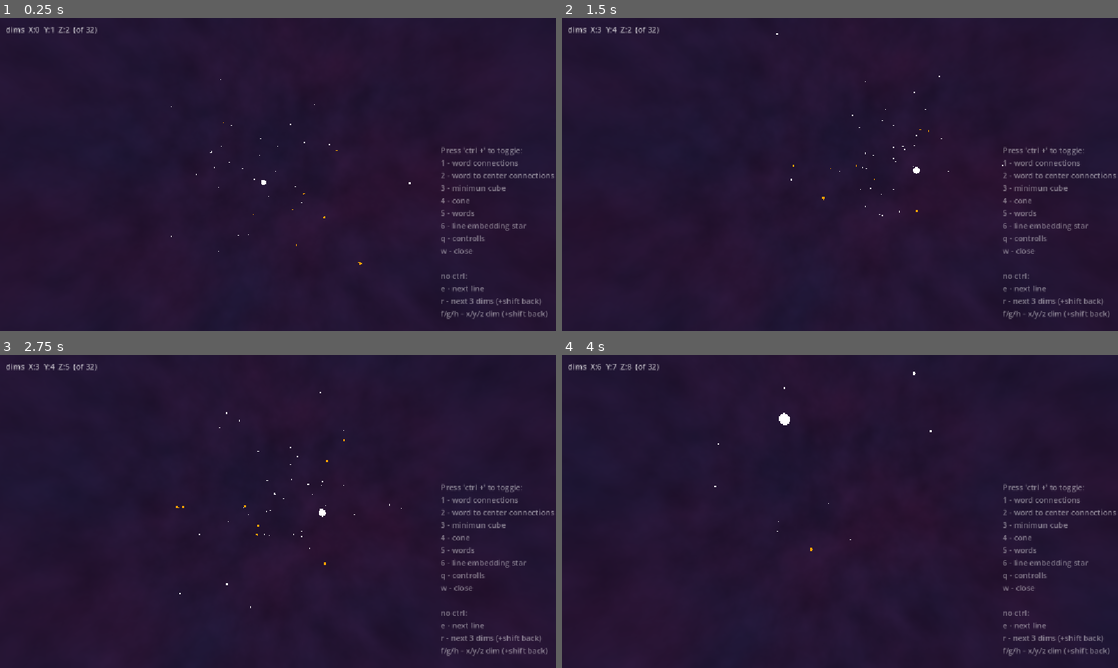
Above: before the commit, frames 1-4 (two rows, left to right).
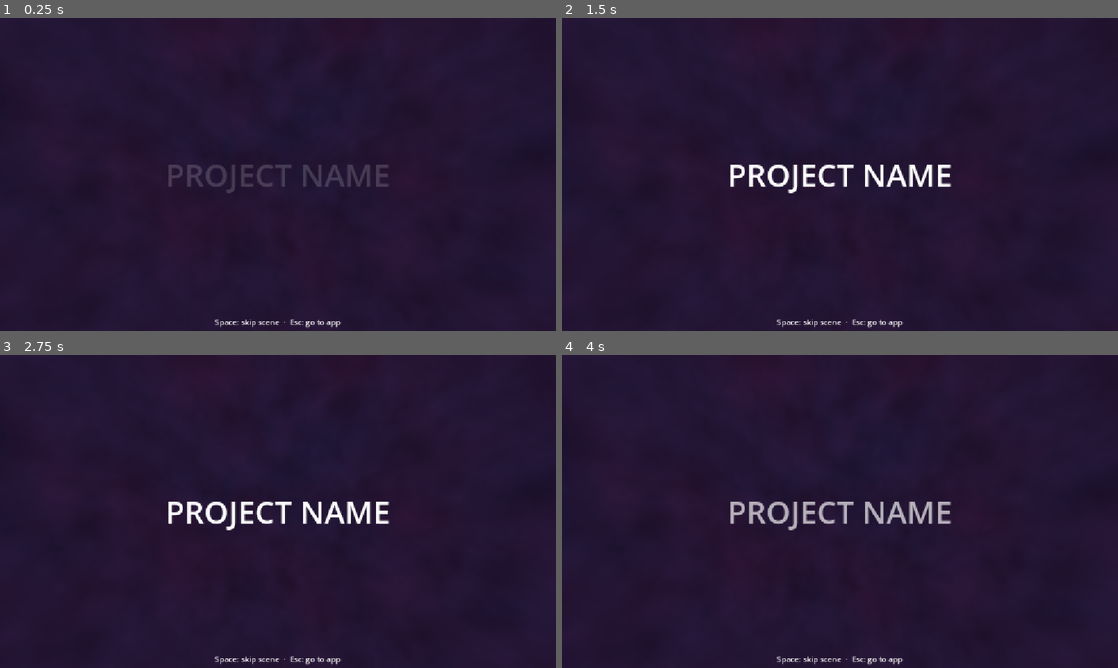
Above: after the commit, the same moments.

Repository: JohnnyEch0/embedding-test
Game: Godot game, scene res://intro.tscn
Two runs of this game, one before a commit and one after it. Both use one fixed random seed, a clock stepped at 60 frames per second and the inputs below. Before the commit the project starts from res://main.tscn.
Inputs (mouse positions are in pixels of both pictures, inside the frame that each line leads up to):
- Up to frame 1 (0.25 s): no input
- Up to frame 2 (1.5 s): tap Enter at 0.5 s; move the mouse to (867, 174) at 0.52 s; hold F (dim_x_plus) 0.53-1.28 s; hold W (move_forward) from 0.53 s (still down); move the mouse to (812, 174) at 1.27 s; tap G (dim_y_plus) at 1.35 s
- Up to frame 3 (2.75 s): keep holding W (move_forward); move the mouse to (289, 505) at 2.02 s; hold H (dim_z_plus) from 2.03 s (still down)
- Up to frame 4 (4 s): keep holding W (move_forward); move the mouse to (834, 517) at 2.77 s; release H (dim_z_plus) at 2.78 s; tap R (next_dims) at 2.85 s; move the mouse to (878, 514) at 3.52 s; hold E (next_line) from 3.53 s (still down)

The runs differ from the first frame. In frame 1, 2.7% of the frame differs, in the area x 1-100%, y 2-100%; in frame 2, 3.1%; in frame 3, 3.1%; in frame 4, 3.1%.

Commit message:
intro: fade-out then guarded switch to main; intro as main scene

Diff:
--- a/godot/intro.gd
+++ b/godot/intro.gd
@@ -6,6 +6,7 @@
 
 @onready var camera: Camera3D = $Camera3D
 @onready var scene_slot: Node = $SceneSlot
+@onready var fade_rect: ColorRect = $CanvasLayer/FadeRect
 
 var index := -1
 var _finished := false
@@ -82,7 +83,9 @@
 	if _finished:
 		return
 	_finished = true
-	_go_to_main()
+	var tween := create_tween()
+	tween.tween_property(fade_rect, "self_modulate:a", 1.0, 0.4)
+	tween.tween_callback(_go_to_main)
 
 
 func _go_to_main() -> void:
@@ -90,3 +93,4 @@
 	var err := get_tree().change_scene_to_file(main_scene_path)
 	if err != OK:
 		push_error("Intro: change_scene_to_file(%s) failed with error %d, staying on intro." % [main_scene_path, err])
+		fade_rect.self_modulate.a = 0.0
--- a/godot/project.godot
+++ b/godot/project.godot
@@ -11,7 +11,7 @@
 [application]
 
 config/name="embeddings-demonstrator"
-run/main_scene="uid://cgnbp6cno0ln6"
+run/main_scene="res://intro.tscn"
 config/features=PackedStringArray("4.7", "Forward Plus")
 config/icon="res://icon.svg"
 
--- a/godot/test_intro.gd
+++ b/godot/test_intro.gd
@@ -76,7 +76,7 @@
 				_setup_run_b()
 				_state = State.B_WAIT_SLOW
 				_state_frame = 0
-			elif _state_frame > 1800:
+			elif _state_frame > 3600:
 				_check(false, "intro reached main.tscn after last scene (timeout)")
 				_state = State.DONE
 		State.B_WAIT_SLOW:
@@ -90,10 +90,11 @@
 				_check(false, "double finished ignored (timeout)")
 				_state = State.DONE
 		State.B_WAIT_FAIL:
-			if _state_frame > 30:
+			if _state_frame > 400:
 				_check(is_instance_valid(_mother) and _mother.is_inside_tree(), "failed scene change leaves intro alive")
 				_check(current_scene != null and current_scene.name == "main", "failed scene change keeps current scene")
 				_check(_current_name() == "SlowE", "failed scene change leaves intro content visible")
+				_check(_mother.fade_rect.self_modulate.a == 0.0, "failed scene change resets fade to transparent")
 				_state = State.DONE
 		State.DONE:
 			_finish_test()
Not shown, added: godot/test_intro.gd.uid
